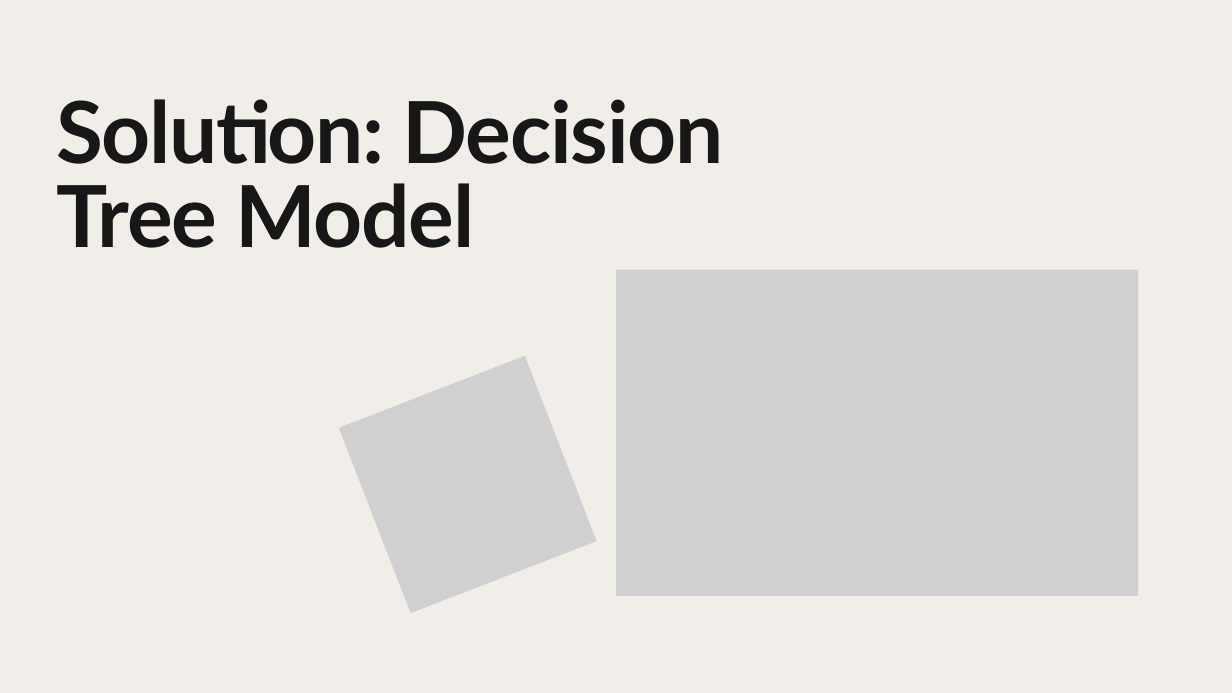
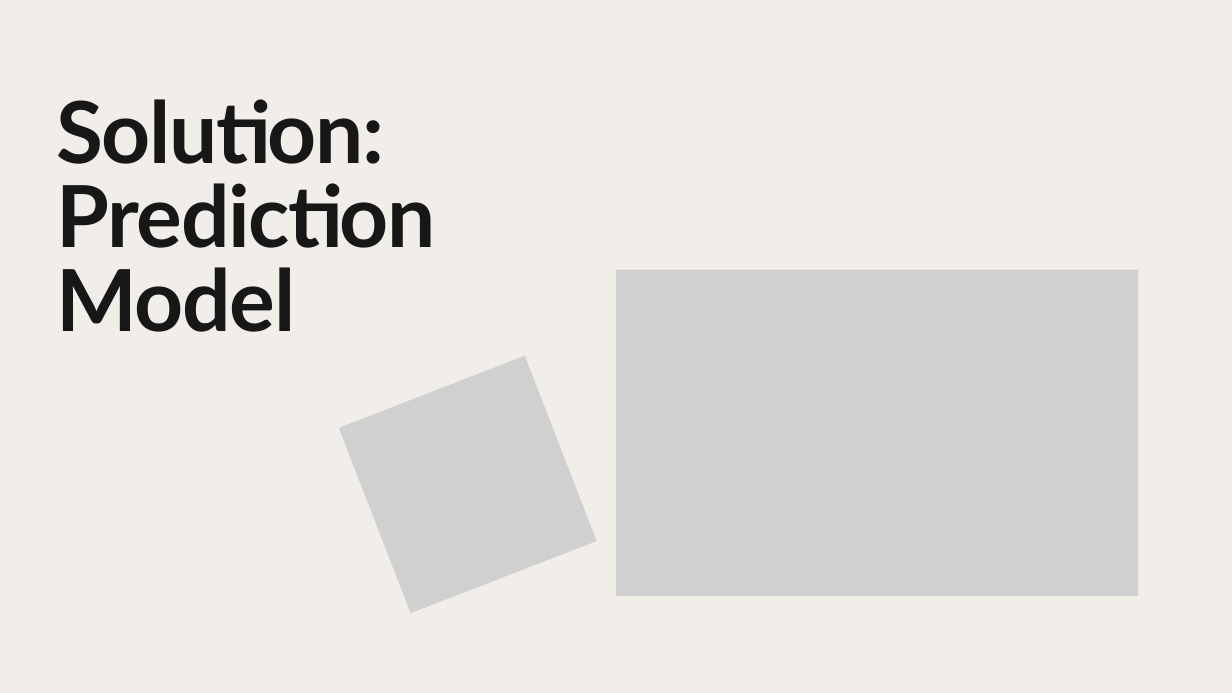
Before and after one commit to Alice-Jhang-spaces/Economic-Predictions-By-Layoffs, a slide deck: slide 3 of slide/Economic_by_layoffs.pptx. Drawn at 1232x693 pixels with LibreOffice and Linux fonts; fonts in the diff are those of the drawing; grey boxes stand for pictures. Boxes give left, top, right and bottom in pixels: in the first picture for what was removed or moved away, otherwise in the second. Text is boxed around its words. In the diff, an @@ line names an element or a change of style, - is before the commit and + after.

```diff
--- a/slide/Economic_by_layoffs.pptx
+++ b/slide/Economic_by_layoffs.pptx
@@ text at (56,99,435,332): text changed @@
-Solution: Decision Tree Model
+Solution:
+Prediction
+Model
```
Also in this commit, not shown: 6 other slides changed, 1 slide added, 2 slides removed.
